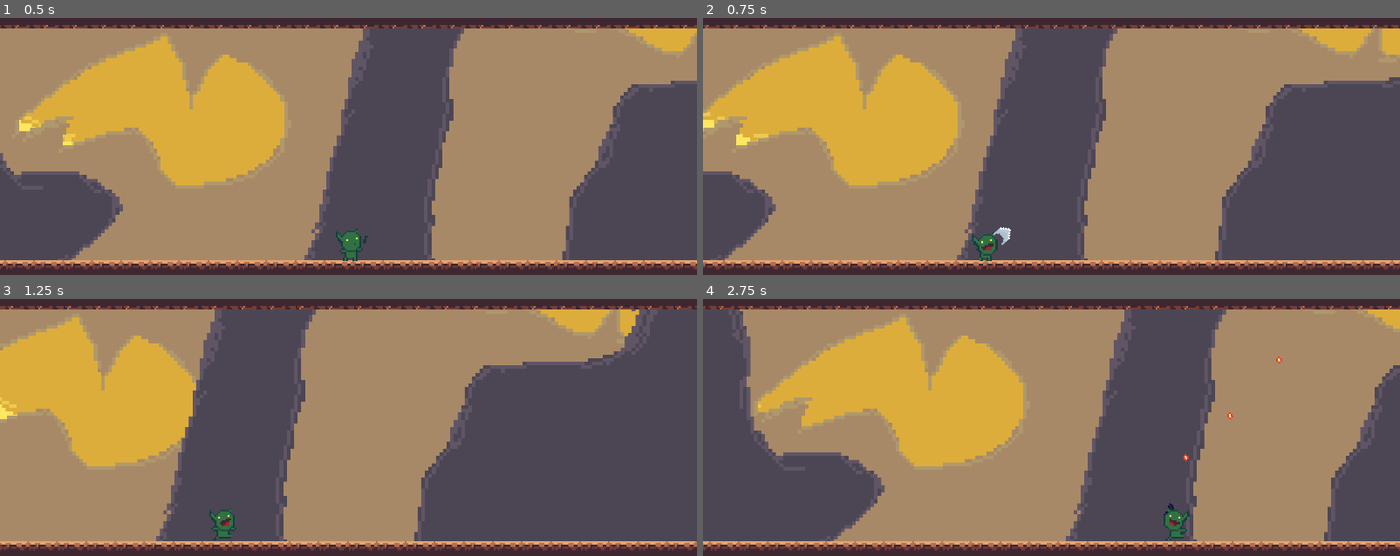
Above: before the commit, frames 1-4 (two rows, left to right).
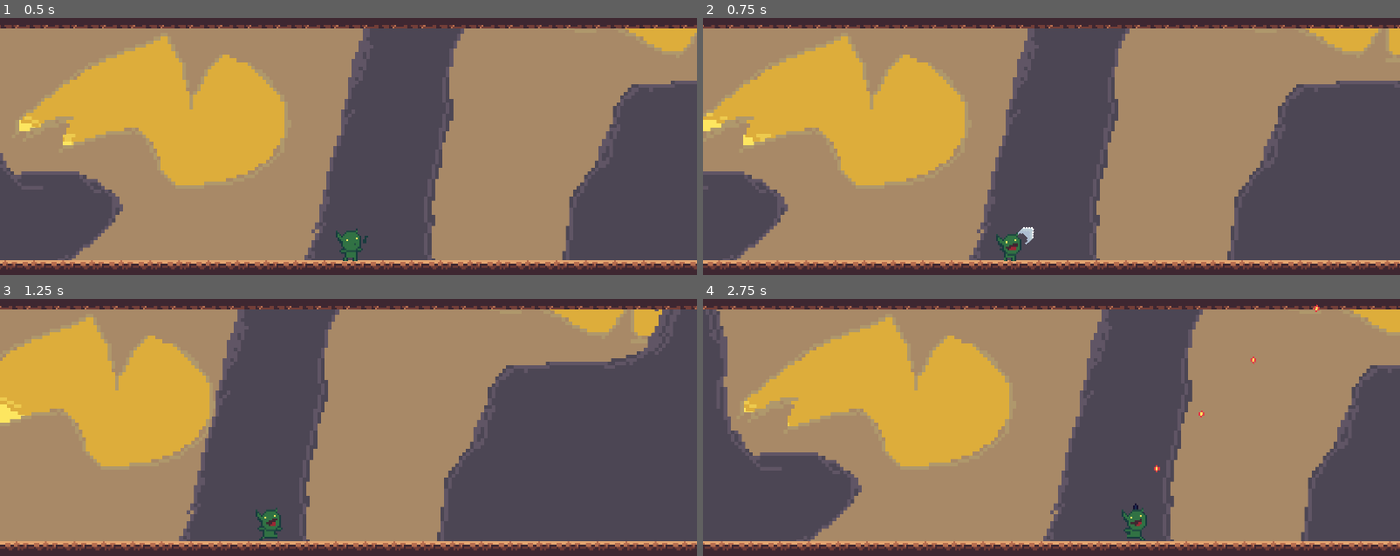
Above: after the commit, the same moments.

Repository: htimsekim/gobbo
Game: Godot game, scene res://src/Main/Game.tscn
The game is run twice, just before and just after one commit, with the same random seed, the same clock (stepped at 60 frames per second) and the same inputs.
Inputs (mouse positions are in pixels of both pictures, inside the frame that each line leads up to):
- Up to frame 1 (0.5 s): no input
- Up to frame 2 (0.75 s): move the mouse to (1204, 66) at 0.52 s; hold Right (move_right) from 0.53 s (still down); hold Ctrl (crouch) from 0.53 s (still down); click (1204, 66) at 0.67 s
- Up to frame 3 (1.25 s): keep holding Right (move_right); keep holding Ctrl (crouch); tap Space (jump) at 0.77 s
- Up to frame 4 (2.75 s): release Right (move_right) at 1.25 s; release Ctrl (crouch) at 1.25 s; drag from (912, 386) to (926, 525) at 1.27 s; move the mouse to (outside the picture) at 2.02 s; hold A (move_left) from 2.03 s (still down); hold Right mouse button (shoot) from 2.03 s (still down); tap Ctrl (crouch) at 2.3 s

Frame 1 is identical in both runs. In frame 2, 11% of the frame differs, in the area x 0-100%, y 2-98%; in frame 3, 15%; in frame 4, 18%.

Commit message:
camera limit

Diff:
--- a/src/Main/Global.gd
+++ b/src/Main/Global.gd
@@ -1,6 +1,7 @@
 extends Node
 const playerResource = preload("res://src/Objects/Player.tscn")
 var current_scene = null
+var map_limits = 0
 
 func _ready():
 	var root = get_tree().get_root()
@@ -25,7 +26,7 @@
 	get_node("plyrInst").position = current_scene.get_node(str(spawn)).position #set plyr spawn
 
 	var camera = get_node("plyrInst/Camera2D")
-	var map_limits = Global.current_scene.get_node("level/tilemaps/limits").get_used_rect()
+	map_limits = Global.current_scene.get_node("level/tilemaps/limits").get_used_rect()
 	var map_cellsize = Global.current_scene.get_node("level/tilemaps/limits").cell_size
 
 	camera.limit_left = map_limits.position.x * map_cellsize.x
@@ -33,11 +34,6 @@
 	camera.limit_top = map_limits.position.y * map_cellsize.y
 	camera.limit_bottom = map_limits.end.y * map_cellsize.y
 
-	#print("camera.limit_left = ", camera.limit_left)
-	#print("camera.limit_right = ", camera.limit_right)
-	#print("camera.limit_top = ", camera.limit_top)
-	#print("camera.limit_bottom = ", camera.limit_bottom)
-
 	if(camera.limit_right - camera.limit_left) > 384 and (camera.limit_bottom - camera.limit_top) > 224:
 		pass
 
--- a/src/Objects/Player.gd
+++ b/src/Objects/Player.gd
@@ -36,14 +36,13 @@
 
 #	if Input.is_action_just_pressed("jump"):
 #		animation_player.play("crouch")
-	var targetpos = 80
 	var targetinc = .05
 
 	if direction.x !=0: #apply friction(1) and acceleration(.2)
+		var targetpos = Global.map_limits.end.x - 10
+
 		_velocity.x = lerp(_velocity.x, direction.x * speed.x, .2)
-#		if(position.x > $Camera2D.limit_right - 80):
 		$Camera2D.offset.x = lerp($Camera2D.offset.x, direction.x * targetpos, targetinc)
-		#print("$Camera2D.offset.x = ", $Camera2D.offset.x, " direction.x * targetpos = ", direction.x * targetpos, " direction.x * targetinc = ", targetinc)
 	else:
 		_velocity.x = lerp(_velocity.x, 0, 1)
 		$Camera2D.offset.x = lerp($Camera2D.offset.x ,0, targetinc)
